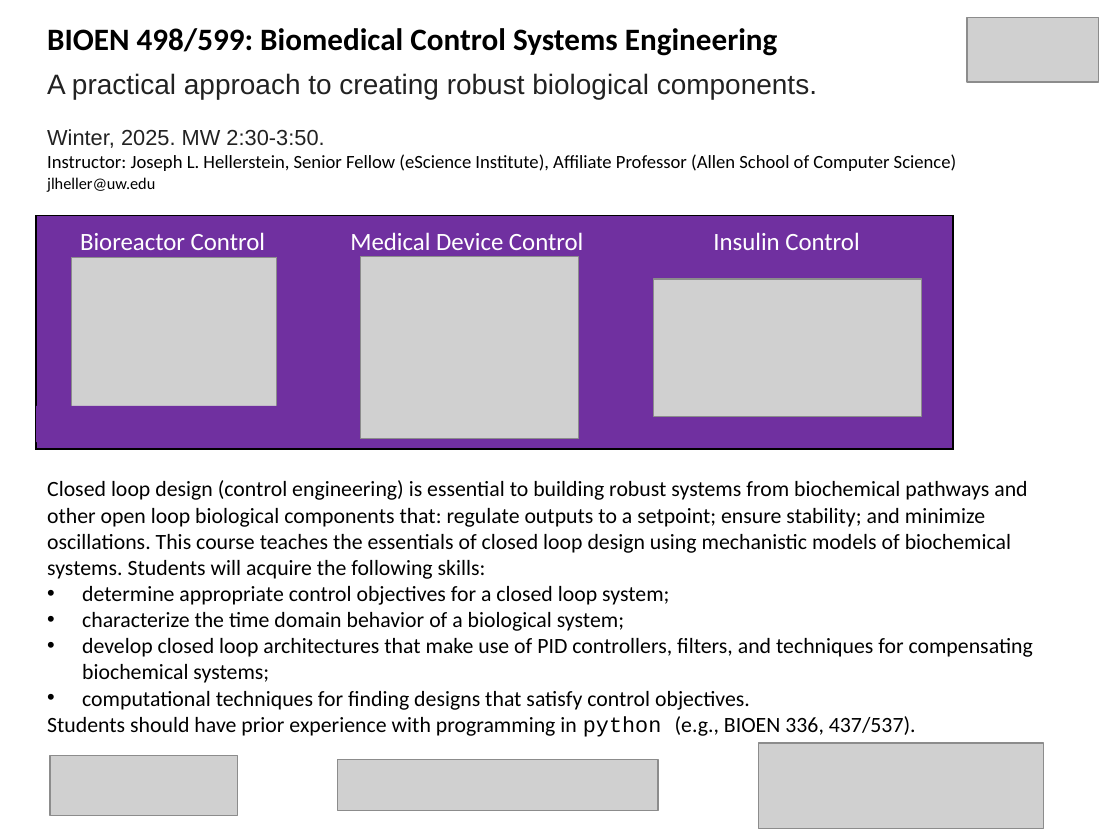
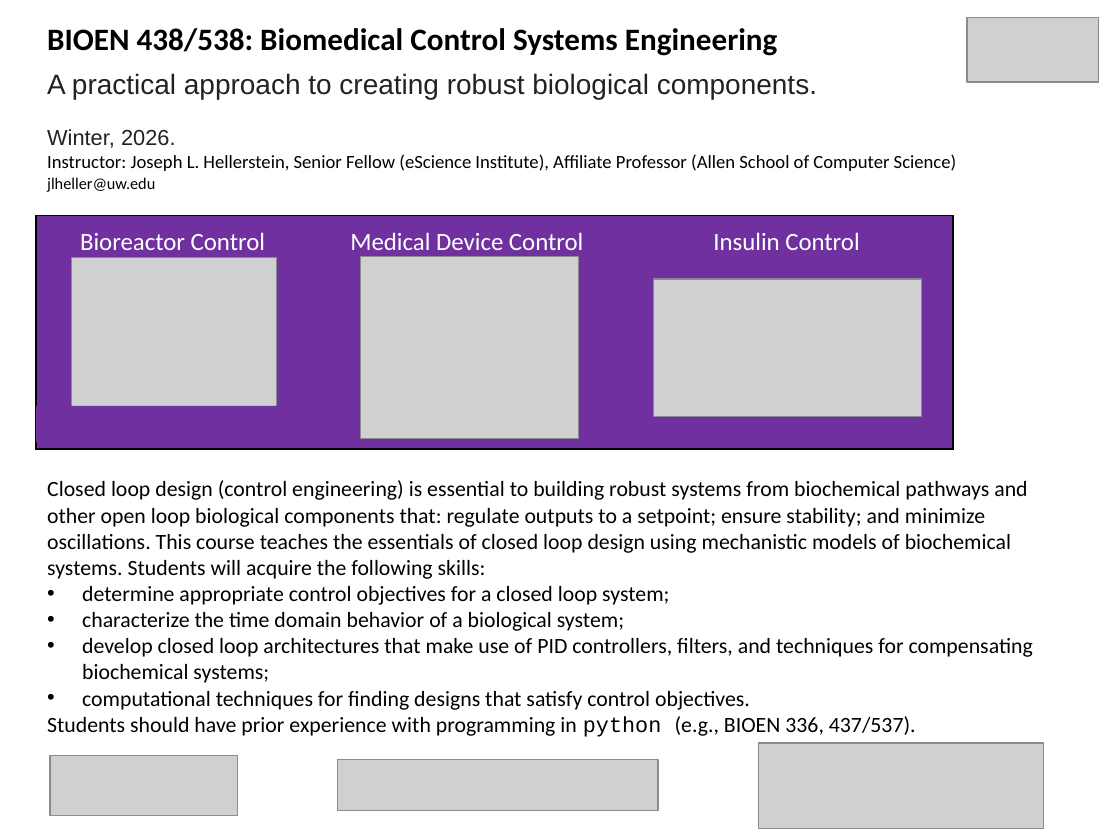
Before and after one commit to joseph-hellerstein/advanced-controls-lectures, a slide deck: slide 1 of docs/Advanced-Controls-Flyer.pptx. Drawn at 1120x840 pixels with LibreOffice and Linux fonts; fonts in the diff are those of the drawing; grey boxes stand for pictures. Boxes give left, top, right and bottom in pixels: in the first picture for what was removed or moved away, otherwise in the second. Text is boxed around its words. In the diff, an @@ line names an element or a change of style, - is before the commit and + after.

```diff
--- a/docs/Advanced-Controls-Flyer.pptx
+++ b/docs/Advanced-Controls-Flyer.pptx
@@ text at (x1=47, y1=28, x2=778, y2=56): text changed @@
-BIOEN 498/599: Biomedical Control Systems Engineering
+BIOEN 438/538: Biomedical Control Systems Engineering
@@ text at (x1=47, y1=129, x2=176, y2=148): text changed @@
-Winter, 2025. MW 2:30-3:50.
+Winter, 2026.
```
Also in this commit, not shown: 5 other files.
